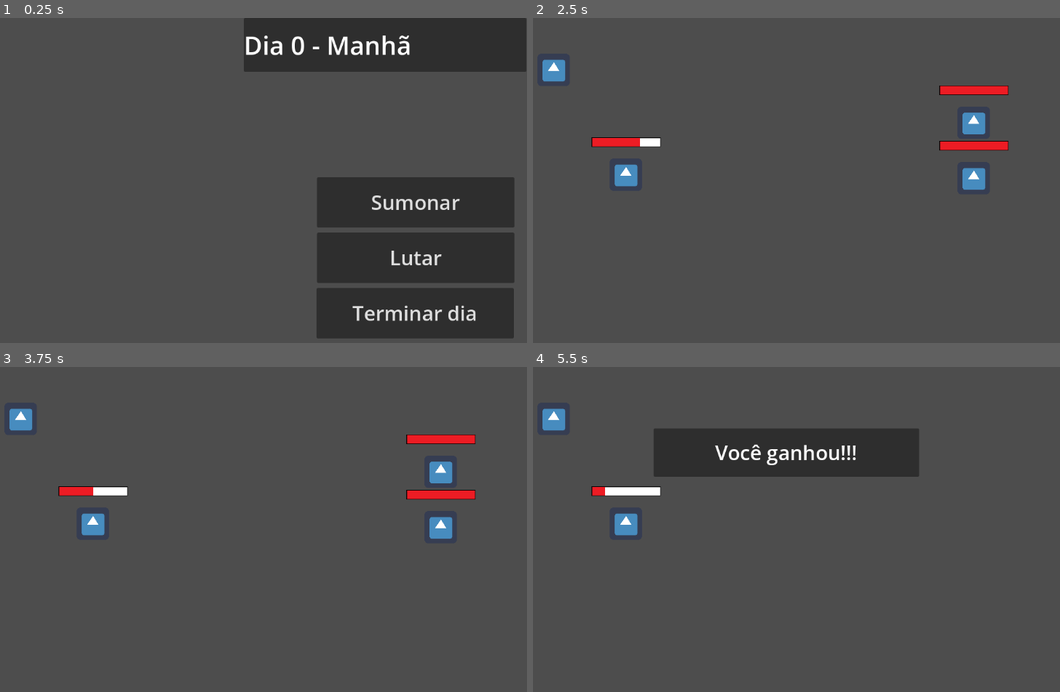
Above: before the commit, frames 1-4 (two rows, left to right).
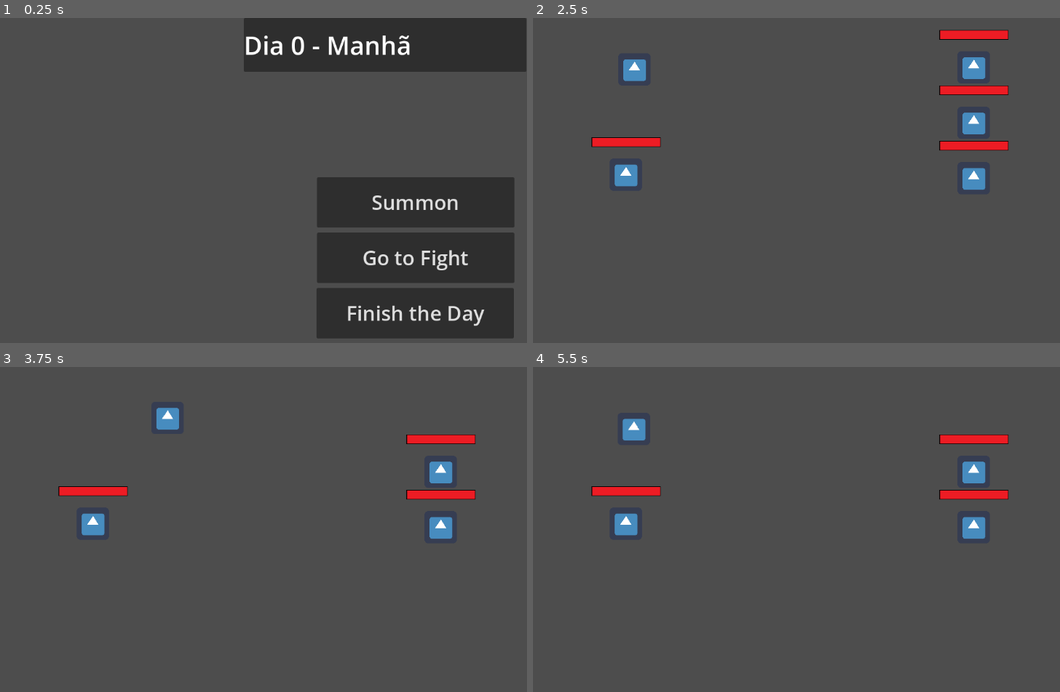
Above: after the commit, the same moments.

Repository: Klaus1215/Brackeys-Game-Jam
Game: Godot game, scene res://Tela Hub/hud_jogo.tscn
Two runs of this game, one before a commit and one after it. Both use one fixed random seed, a clock stepped at 60 frames per second and the inputs below. The engine's default icon, where the game draws it, is replaced by a stand-in: a white triangle on a blue panel in a dark square.
Inputs:
- Up to frame 1 (0.25 s): no input
- Up to frame 2 (2.5 s): click "Sumonar" (after the commit: "Summon") at 0.5 s; click "Lutar" (after the commit: "Go to Fight") at 1.25 s; tap Enter (ui_accept) at 2, 2.1, 2.27 s
- Up to frame 3 (3.75 s): tap Enter (ui_accept) at 2.57, 2.85, 3.02, 3.32, 3.6 s
- Up to frame 4 (5.5 s): tap Enter (ui_accept) at 4.35, 4.52, 4.82, 5, 5.1, 5.27 s

The runs differ from the first frame. In frame 1, 1.3% of the frame differs, in the area x 66-92%, y 54-95%; in frame 2, 1.4%; in frame 3, 0.8%; in frame 4, 9.5%, in the area x 1-91%, y 12-54%.

Commit message:
Movimentação no combate

Diff:
--- a/Globais/estado_do_jogo.gd
+++ b/Globais/estado_do_jogo.gd
@@ -9,8 +9,8 @@
 var momento_dia: Horarios = Horarios.Manhã
 
 # Dicionario que guardará o estado do jogo
-var Jogador: Dictionary = {
-	"id_jogador" : ResourceUID.id_to_text(ResourceUID.create_id()),
+var JogadorStats: Dictionary = {
+	"id_Jogador" : ResourceUID.id_to_text(ResourceUID.create_id()),
 	"vida": VIDA_INICIAL,
 	"ataque_base": 500,
 	"tipo" : preload("res://Personagens/Jogador/jogador.tscn")
@@ -19,12 +19,12 @@
 func resetar_jogo() -> void:
 	dia = DIA_INICIAL
 	momento_dia = Horarios.Manhã
-	Jogador["vida"] = VIDA_INICIAL
+	JogadorStats["vida"] = VIDA_INICIAL
 
 func instanciar_jogador() -> Personagem:
-	var personagem_instan = Jogador["tipo"].instantiate()
+	var personagem_instan = JogadorStats["tipo"].instantiate()
 	personagem_instan.name = "Jogador"
-	personagem_instan.stats = PersonagemStats.new(Jogador["id_jogador"], Jogador["vida"], Jogador["ataque_base"],
+	personagem_instan.stats = PersonagemStats.new(JogadorStats["id_Jogador"], JogadorStats["vida"], JogadorStats["ataque_base"],
 	1.0, 0)
 
 	return personagem_instan
--- a/Personagens/Companheiros/companheiro.gd
+++ b/Personagens/Companheiros/companheiro.gd
@@ -6,8 +6,16 @@
 var chance_nao_ataque : float
 var chance_ataque_jogador : float
 
+func calcular_chance_ataque() -> void:
+	return
+
 # Método para quando for a vez do companheiro
-func _on_timer_do_ataque_timeout() -> void:
+func _on_timer_do_ataque_timeout() -> bool:
+	var continuar = super()
+
+	if(continuar == false):
+		return false
+
 	var inimigos_no_combate = get_node_or_null("../../Inimigos").get_children()
 	var jogador = get_node_or_null("../../Jogador")
 
@@ -26,14 +34,18 @@
 
 	if(inimigos_no_combate.is_empty()):
 		timer.timeout.disconnect(_on_timer_do_ataque_timeout)
-		return
+		return false
 
 	if(acao_tomada < chance_ataque_inimigo):
-		ataque_básico(inimigos_no_combate.pick_random())
+		await ataque_básico(inimigos_no_combate.pick_random())
 	elif(acao_tomada < chance_ataque_jogador):
-		ataque_básico(jogador)
+		await ataque_básico(jogador)
 	else:
-		print(self.name + "está muito ocupada vendo as borboletas")
+		print(name + " está muito ocupada vendo as borboletas")
+
+	controlador_combate.alguem_atacando = false
+	# print(name + " já atacou")
+	return true
 
 func morrer() -> void:
 	super()
--- a/Personagens/Inimigos/inimigo.gd
+++ b/Personagens/Inimigos/inimigo.gd
@@ -3,12 +3,20 @@
 class_name Inimigo
 
 # Método para quando for a vez do inimigo
-func _on_timer_do_ataque_timeout() -> void:
-	print("Inimigo atacando...")
+func _on_timer_do_ataque_timeout() -> bool:
+	var continuar = super()
+
+	if(continuar == false):
+		return false
+
 	var jogador = get_node_or_null("../../Jogador")
 
 	if(jogador != null):
-		ataque_básico(jogador)
-		print("Vida do Jogador: %d" % [jogador.stats.vida_atual])
+		await ataque_básico(jogador)
 	else:
 		print("Jogador não foi referenciado")
+		return false
+
+	controlador_combate.alguem_atacando = false
+	# print(name + " já atacou")
+	return true
--- /dev/null
+++ b/Personagens/Jogador/barra_de_ataque.gd
@@ -0,0 +1,33 @@
+extends Node2D
+
+enum EstadosAlvo {FRENTE, TRAS, EM_ATAQUE}
+
+var caminho_alvo : PathFollow2D
+var estado_alvo : EstadosAlvo
+
+# Called when the node enters the scene tree for the first time.
+func _ready() -> void:
+	caminho_alvo = get_node("Rota do Alvo/Caminho do Alvo")
+
+# Called every frame. 'delta' is the elapsed time since the previous frame.
+func _process(delta: float) -> void:
+
+	if(Input.is_action_just_released("ui_accept")):
+		estado_alvo = EstadosAlvo.EM_ATAQUE
+
+	var ratio_barra = caminho_alvo.progress_ratio
+
+	match estado_alvo:
+		EstadosAlvo.TRAS:
+			caminho_alvo.progress_ratio -= 0.009
+
+		EstadosAlvo.FRENTE:
+			caminho_alvo.progress_ratio += 0.009
+
+		EstadosAlvo.EM_ATAQUE:
+			return
+
+	if(ratio_barra == 0):
+		estado_alvo = EstadosAlvo.FRENTE
+	elif(ratio_barra == 1):
+		estado_alvo = EstadosAlvo.TRAS
--- /dev/null
+++ b/Personagens/Jogador/barra_de_ataque.tscn
@@ -0,0 +1,27 @@
+[gd_scene format=3 uid="uid://dtg44xl4oxiaj"]
+
+[ext_resource type="Texture2D" uid="uid://4uys5dq83uom" path="res://icon.png" id="1_qf3pf"]
+[ext_resource type="Script" uid="uid://dwy4t5h7c4m5b" path="res://Personagens/Jogador/barra_de_ataque.gd" id="1_x58ql"]
+
+[sub_resource type="Curve2D" id="Curve2D_x58ql"]
+_data = {
+"points": PackedVector2Array(0, 0, 0, 0, -250, 0, 0, 0, 0, 0, 250, 0, 0, 0, 0, 0, 250, -1, 0, 0, 0, 0, -250, 1)
+}
+point_count = 4
+
+[node name="Barra de Ataque" type="Node2D" unique_id=813770693]
+position = Vector2(-2, 0)
+script = ExtResource("1_x58ql")
+metadata/_edit_group_ = true
+
+[node name="Rota do Alvo" type="Path2D" parent="." unique_id=736253728]
+curve = SubResource("Curve2D_x58ql")
+
+[node name="Caminho do Alvo" type="PathFollow2D" parent="Rota do Alvo" unique_id=1043988599]
+position = Vector2(-250, 0)
+rotates = false
+
+[node name="Alvo" type="Sprite2D" parent="Rota do Alvo/Caminho do Alvo" unique_id=1029057822]
+texture = ExtResource("1_qf3pf")
+
+[node name="Background" type="Sprite2D" parent="." unique_id=2048448256]
--- a/Personagens/Jogador/jogador.gd
+++ b/Personagens/Jogador/jogador.gd
@@ -1,9 +1,17 @@
 extends Personagem
 
 class_name Jogador
+
+func _on_timer_do_ataque_timeout() -> bool:
+	var continuar = super()
+
+	if(!continuar):
+		return false
+
+	controlador_combate.alguem_atacando = false
+	return true
 
 func morrer() -> void:
 	super()
 	EstadoDoJogo.resetar_jogo()
 	TransistorDeCena.game_over()
-	print("Jogador morreu")
--- a/Personagens/Jogador/jogador.tscn
+++ b/Personagens/Jogador/jogador.tscn
@@ -2,6 +2,11 @@
 
 [ext_resource type="PackedScene" uid="uid://cayrmuhq31m7s" path="res://Personagens/personagem.tscn" id="1_5oys2"]
 [ext_resource type="Script" uid="uid://cxoedoetav22r" path="res://Personagens/Jogador/jogador.gd" id="2_qkpl7"]
+[ext_resource type="PackedScene" uid="uid://dtg44xl4oxiaj" path="res://Personagens/Jogador/barra_de_ataque.tscn" id="3_qkpl7"]
 
 [node name="Jogador" unique_id=1534450694 instance=ExtResource("1_5oys2")]
 script = ExtResource("2_qkpl7")
+
+[node name="Barra de Ataque" parent="." index="5" unique_id=813770693 instance=ExtResource("3_qkpl7")]
+visible = false
+position = Vector2(377, 184)
--- a/Personagens/personagem.gd
+++ b/Personagens/personagem.gd
@@ -1,29 +1,83 @@
-extends Node
+extends CharacterBody2D
 class_name Personagem
 
+enum EstadoPersonagem{PARADO, ANDANDO, ATACANDO}
+const VELOCIDADE : float = 800
+
 var stats : PersonagemStats
+var estado : EstadoPersonagem
+
+var ponto_parado : Vector2
+var ponto_alvo : Vector2
 var vida_anterior : int
 
+var controlador_combate : Node
 var timer : Timer
 
 signal vida_modificou
+signal colidiu_com
+signal voltou_origem
 
 func _ready() -> void:
-	print("Vida de %s: %d" % [self.name, stats.vida_atual])
+	ponto_parado = global_position
+
 	vida_anterior = stats.vida_atual
 
 	timer = get_node("Timer do Ataque")
 	timer.wait_time = stats.timer_ataque
-	print("Time de ataque de %s: %f" % [self.name, timer.wait_time])
+
+	if (self is Companheiro || self is Inimigo):
+		controlador_combate = get_parent().get_parent()
+	else:
+		controlador_combate = get_parent()
 
 	if (self is Jogador || self is Inimigo):
 		var barra_vida = get_node("Barra de Vida")
 		barra_vida.visible = true
 
+func ativar_colisao(personagem_alvo : Personagem = null) -> void:
+	print("Ativou colisão")
+	var colisao_personagem = get_node("Colisão Personagem")
+	colisao_personagem.disabled = !colisao_personagem.disabled
+
+	if personagem_alvo != null:
+		personagem_alvo.ativar_colisao()
+
+# Metodo irá ativar o modo andar e vai disparar quando parar de andar
+func mover(ponto_de_ida: Vector2 = ponto_alvo) -> void:
+
+	if(estado != EstadoPersonagem.ANDANDO):
+		estado = EstadoPersonagem.ANDANDO
+		ponto_alvo = ponto_de_ida
+
+	var vetor_distancia = global_position.direction_to(ponto_de_ida)
+	var objeto_colidiu = move_and_collide(vetor_distancia * VELOCIDADE * get_physics_process_delta_time())
+
+	if(objeto_colidiu != null):
+		estado = EstadoPersonagem.PARADO
+		emit_signal("colidiu_com")
+		return
+
+	if(global_position.distance_to(ponto_parado) < VELOCIDADE * get_physics_process_delta_time()):
+		emit_signal("voltou_origem")
+
 # Ataque básico que inimigos e companheiros podem fazer
 func ataque_básico(Alvo : Personagem) -> void:
 	if(Alvo != null):
+		ativar_colisao(Alvo)
+		mover(Alvo.global_position)
+		await colidiu_com
+
 		Alvo.tomar_dano(stats.ataque_base)
+		mover(ponto_parado)
+		await voltou_origem
+		global_position = ponto_parado
+		estado = EstadoPersonagem.PARADO
+
+		if(is_instance_valid(Alvo)):
+			ativar_colisao(Alvo)
+		else:
+			ativar_colisao()
 
 func tomar_dano(dano : int) -> void:
 	stats.vida_atual -= dano
@@ -31,7 +85,10 @@
 func morrer() -> void:
 	queue_free()
 
-func _process(delta: float) -> void:
+func _physics_process(delta: float) -> void:
+	if(estado == EstadoPersonagem.ANDANDO):
+		mover()
+
 	if(vida_anterior != stats.vida_atual):
 		vida_anterior = stats.vida_atual
 		vida_modificou.emit()
@@ -39,5 +96,13 @@
 	if(stats.vida_atual <= 0):
 		morrer()
 
-func _on_timer_do_ataque_timeout() -> void:
-	print("O Pai ouviu")
+func _on_timer_do_ataque_timeout() -> bool:
+
+	if(controlador_combate.alguem_atacando):
+		# print(name + " não pode atacar")
+		print(controlador_combate.alguem_atacando)
+		return false
+
+	controlador_combate.alguem_atacando = true
+	# print(name + " está atacando")
+	return true
--- a/Personagens/personagem.tscn
+++ b/Personagens/personagem.tscn
@@ -17,7 +17,10 @@
 "speed": 5.0
 }]
 
-[node name="Personagem" type="Node2D" unique_id=1534450694]
+[sub_resource type="RectangleShape2D" id="RectangleShape2D_x58ql"]
+size = Vector2(101, 97)
+
+[node name="Personagem" type="CharacterBody2D" unique_id=1996241334]
 script = ExtResource("1_4wglj")
 
 [node name="Animação Personagem" type="AnimatedSprite2D" parent="." unique_id=1097771718]
@@ -49,5 +52,10 @@
 process_mode = 1
 autostart = true
 
+[node name="Colisão Personagem" type="CollisionShape2D" parent="." unique_id=1170320754]
+position = Vector2(-0.5, -0.5)
+shape = SubResource("RectangleShape2D_x58ql")
+disabled = true
+
 [connection signal="vida_modificou" from="." to="Barra de Vida" method="_on_personagem_vida_modificou"]
 [connection signal="timeout" from="Timer do Ataque" to="." method="_on_timer_do_ataque_timeout"]
--- a/Personagens/personagem_stats.gd
+++ b/Personagens/personagem_stats.gd
@@ -12,7 +12,7 @@
 # Atributos únicos dos companheiros
 @export var afeto : float
 
-func _init(id: String, vida_total_: int = 100, ataque_base_: float = 10, timer_ataque_: float = 1.0,
+func _init(id: String, vida_total_: int = 100, ataque_base_: float = 10.0, timer_ataque_: float = 1.0,
 		  afeto_: int = -100) -> void:
 	id_personagem = id
 	vida_total = vida_total_
--- a/Tela Hub/hud_jogo.tscn
+++ b/Tela Hub/hud_jogo.tscn
@@ -35,7 +35,7 @@
 offset_right = 1127.0
 offset_bottom = 416.0
 theme_override_font_sizes/font_size = 40
-text = "Sumonar"
+text = "Summon"
 
 [node name="Lutar" type="Button" parent="." unique_id=2100512929]
 layout_mode = 0
@@ -44,7 +44,7 @@
 offset_right = 1127.0
 offset_bottom = 526.0
 theme_override_font_sizes/font_size = 40
-text = "Lutar"
+text = "Go to Fight"
 
 [node name="Button" type="Button" parent="." unique_id=193536195]
 layout_mode = 0
@@ -53,7 +53,7 @@
 offset_right = 1126.0
 offset_bottom = 636.0
 theme_override_font_sizes/font_size = 40
-text = "Terminar dia"
+text = "Finish the Day"
 
 [connection signal="pressed" from="Summon" to="." method="_on_summon_pressed"]
 [connection signal="pressed" from="Lutar" to="." method="_on_lutar_pressed"]
--- a/Tela de Combate/Spawn de Inimigos/inimigos_spawn.gd
+++ b/Tela de Combate/Spawn de Inimigos/inimigos_spawn.gd
@@ -10,7 +10,7 @@
 	for i in range(3):
 		var inimigo_instanc = inimigo_basico.instantiate()
 		inimigo_instanc.stats = PersonagemStats.new(ResourceUID.id_to_text(ResourceUID.create_id()),
-		20, 10, 1)
+		20, 10, 10)
 
 		inimigo_instanc.position.y = y_inimigo
 		print(inimigo_instanc.position)
--- a/Tela de Combate/tela_de_combate.gd
+++ b/Tela de Combate/tela_de_combate.gd
@@ -1,4 +1,6 @@
 extends Node
+
+var alguem_atacando : bool = false
 
 @export var spawn_jogador = Vector2(292, 311)
 
@@ -30,9 +32,13 @@
 	if(espaco_inimigos):
 		espaco_inimigos.spawn_teste()
 
-func _process(float) -> void:
+func _process(delta: float) -> void:
+	process_priority = -100
 	inimigos_no_combate = espaco_inimigos.get_children()
+
 	if(inimigos_no_combate.is_empty()):
 		get_tree().paused = true
 		var arq_tela_vitoria = preload("res://Tela de Combate/tela_vitoria.tscn")
 		hud_combate.add_child(arq_tela_vitoria.instantiate())
+
+	# print("Alguem esta atacando? %s" % alguem_atacando)
--- a/Tela de Combate/tela_vitoria.tscn
+++ b/Tela de Combate/tela_vitoria.tscn
@@ -8,22 +8,31 @@
 grow_horizontal = 2
 grow_vertical = 2
 
-[node name="Container Vitoria" type="PanelContainer" parent="." unique_id=806187001]
+[node name="VBoxContainer" type="VBoxContainer" parent="." unique_id=1336204695]
+custom_minimum_size = Vector2(0, 400)
 layout_mode = 1
 anchors_preset = -1
-anchor_left = 0.51600003
+anchor_left = 0.5
 anchor_top = 0.5
-anchor_right = 0.51600003
+anchor_right = 0.5
 anchor_bottom = 0.5
-offset_left = -247.432
-offset_top = -202.0
-offset_right = 278.568
-offset_bottom = -106.0
-grow_horizontal = 2
-grow_vertical = 2
+offset_left = -286.0
+offset_top = -212.0
+offset_right = 315.0
+offset_bottom = 285.0
 
-[node name="Vitoria!!!" type="Label" parent="Container Vitoria" unique_id=1969465203]
+[node name="Container Vitoria" type="PanelContainer" parent="VBoxContainer" unique_id=806187001]
+custom_minimum_size = Vector2(0, 80)
+layout_mode = 2
+
+[node name="Vitoria!!!" type="Label" parent="VBoxContainer/Container Vitoria" unique_id=1969465203]
 layout_mode = 2
 theme_override_font_sizes/font_size = 40
-text = "Você ganhou!!!"
+text = "You win!!!"
 horizontal_alignment = 1
+
+[node name="Button" type="Button" parent="VBoxContainer" unique_id=615633255]
+custom_minimum_size = Vector2(0, 80)
+layout_mode = 2
+theme_override_font_sizes/font_size = 40
+text = "Return to the base"
--- a/project.godot
+++ b/project.godot
@@ -15,7 +15,7 @@
 [application]
 
 config/name="Brackeys- Game- Jam"
-run/main_scene="res://Tela Hub/hud_jogo.tscn"
+run/main_scene="uid://o6od2wjndy5g"
 config/features=PackedStringArray("4.7")
 config/icon="res://icon.png"
 
@@ -37,7 +37,7 @@
 
 Pausar={
 "deadzone": 0.2,
-"events": [Object(InputEventKey,"resource_local_to_scene":fa …(140 unchanged characters)… d":false,"keycode":0,"physical_keycode":4194305,"key_label":0,"unicode":0,"location":0,"echo":false,"script":null)
+"events": [Object(InputEventKey,"resource_local_to_scene":fa …(140 unchanged characters)… d":false,"keycode":0,"physical_keycode":81,"key_label":0,"unicode":113,"location":0,"echo":false,"script":null)
 ]
 }
 
Not shown, added: Personagens/Jogador/barra_de_ataque.gd.uid
